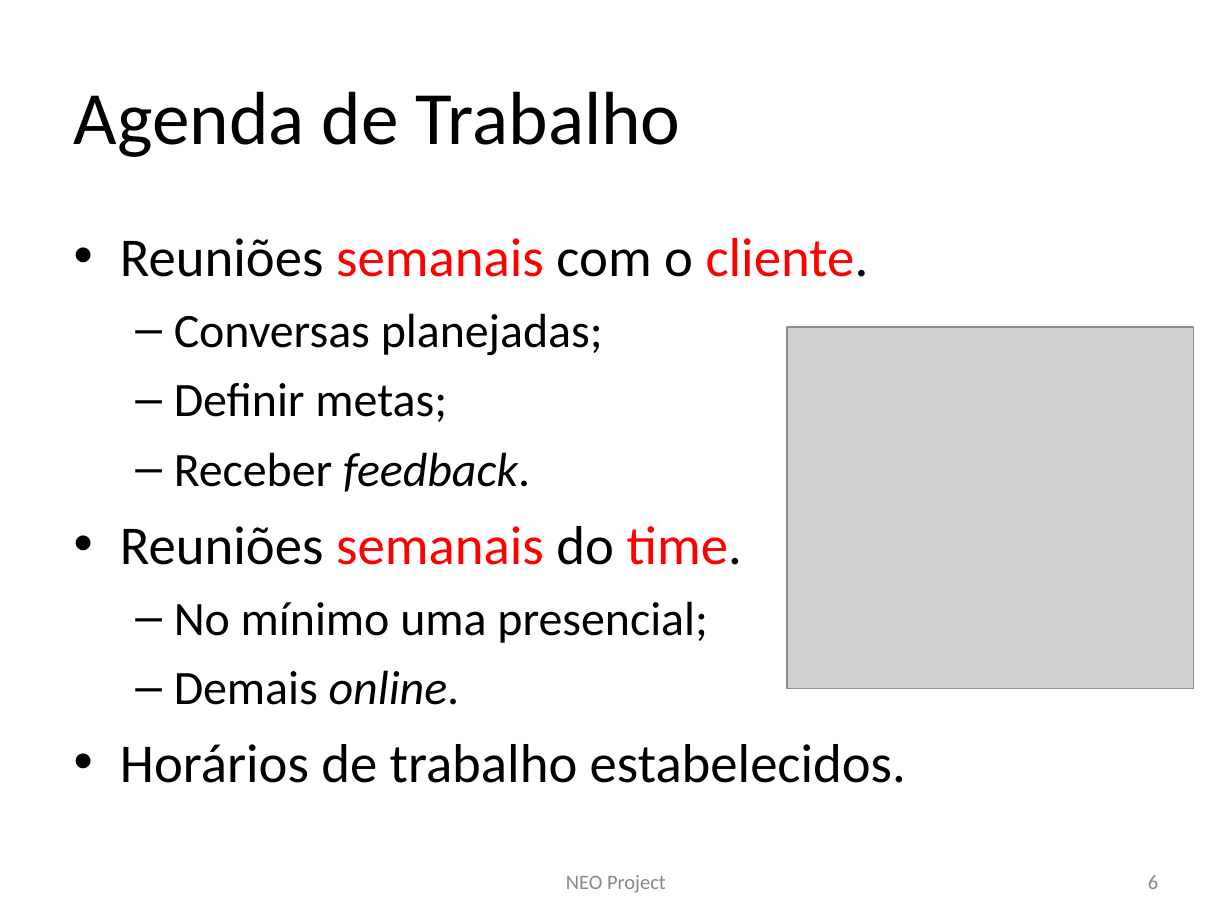
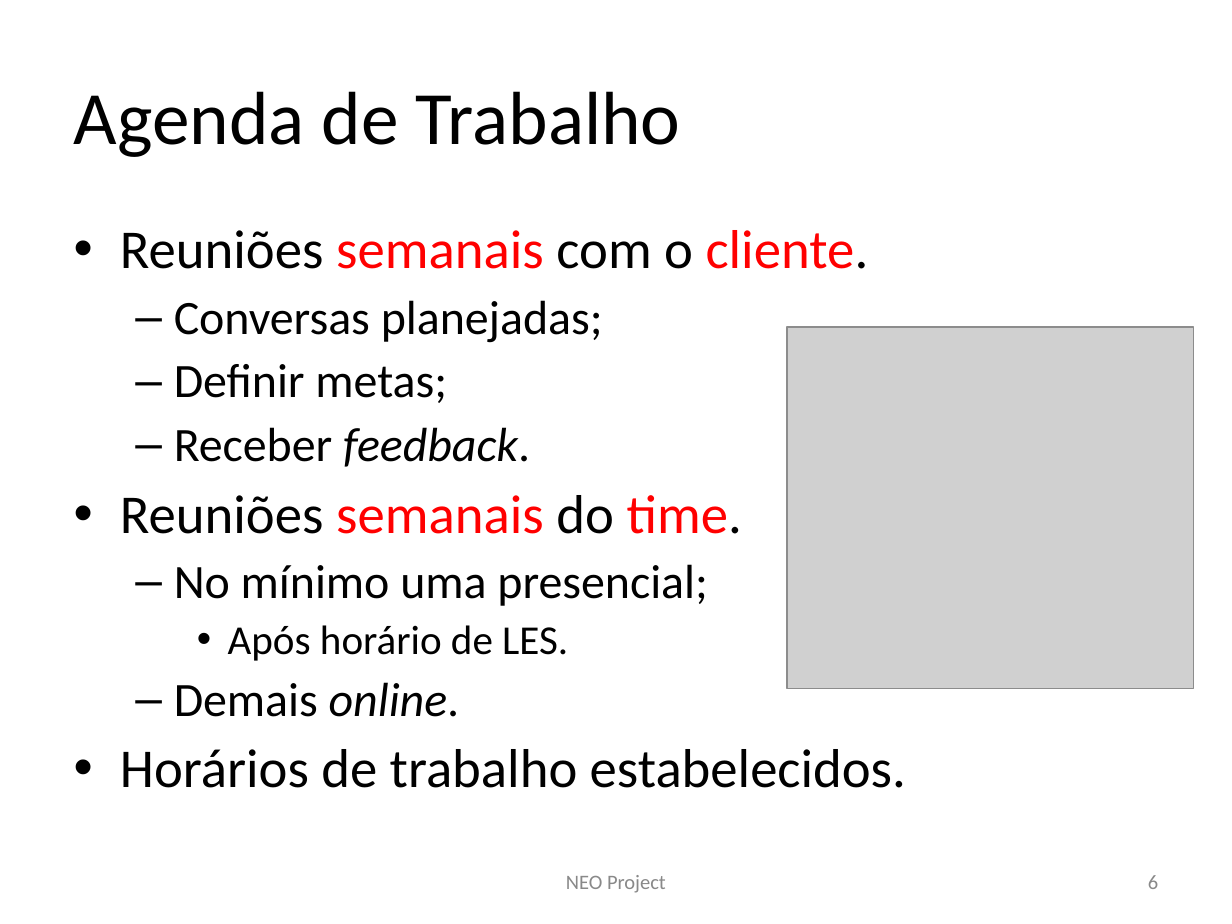
Before and after one commit to fabiosl/neoclinica, a slide deck: slide 6 of documentos/defesas/planejamento/Apresentacao.ppt. Drawn at 1232x924 pixels with LibreOffice and Linux fonts; fonts in the diff are those of the drawing; grey boxes stand for pictures. Boxes give left, top, right and bottom in pixels: in the first picture for what was removed or moved away, otherwise in the second. Text is boxed around its words. In the diff, an @@ line names an element or a change of style, - is before the commit and + after.

```diff
--- a/documentos/defesas/planejamento/Apresentacao.ppt
+++ b/documentos/defesas/planejamento/Apresentacao.ppt
@@ text at [120,230,906,788]: line spacing 1 to 0.9 @@
@@ text at [228,625,568,661]: paragraph added @@
+    • Após horário de LES.
```
